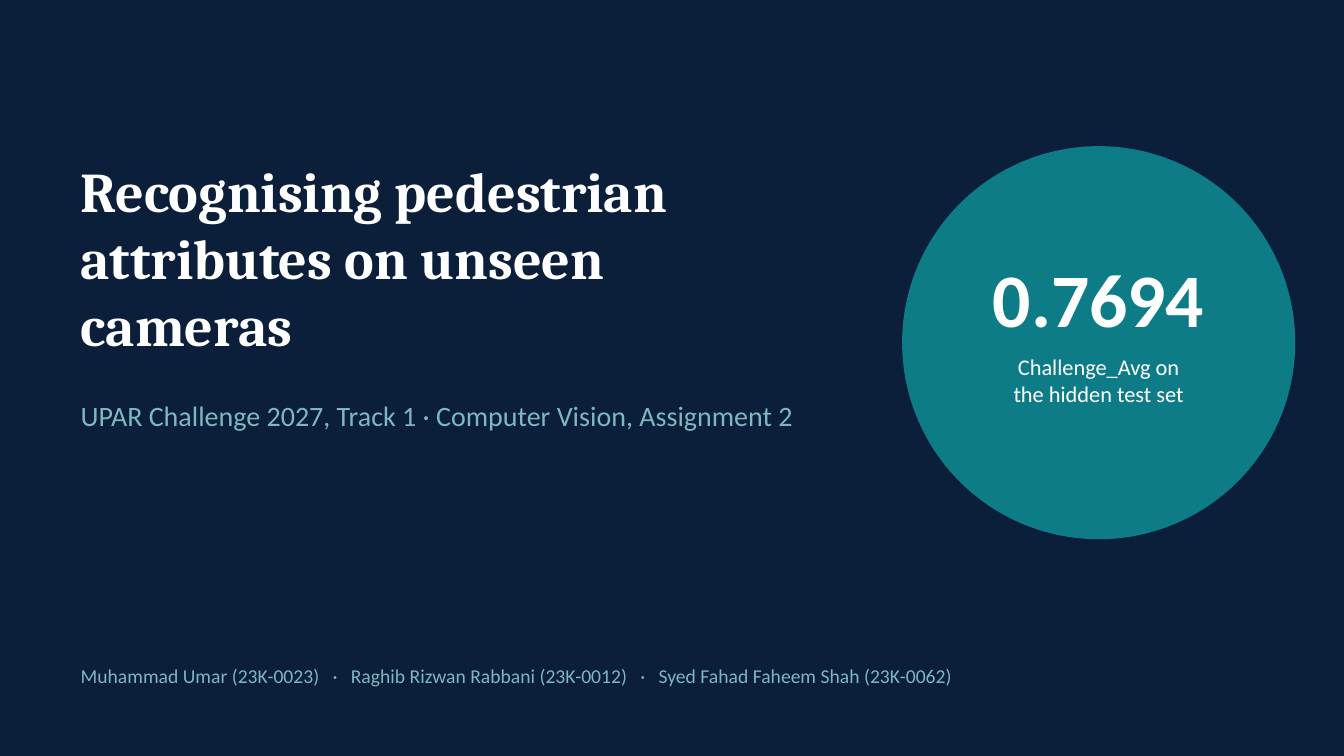
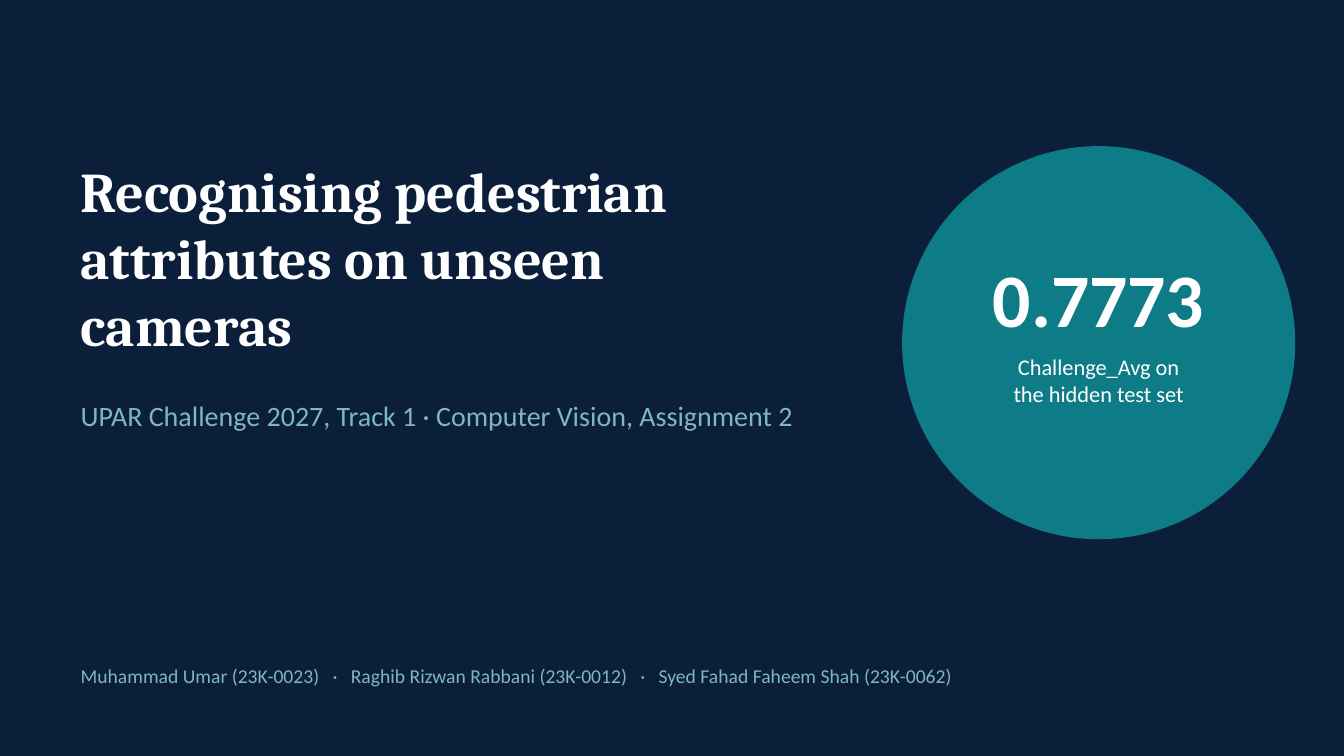
Before and after one commit to Muhammad-Umar26/UPAR-Challenge-2027-Track1, a slide deck: slide 1 of demo/UPAR_Challenge_Presentation.pptx. Drawn at 1344x756 pixels with LibreOffice and Linux fonts; fonts in the diff are those of the drawing. Boxes give left, top, right and bottom in pixels: in the first picture for what was removed or moved away, otherwise in the second. Text is boxed around its words. In the diff, an @@ line names an element or a change of style, - is before the commit and + after.

```diff
--- a/demo/UPAR_Challenge_Presentation.pptx
+++ b/demo/UPAR_Challenge_Presentation.pptx
@@ text at (993, 277, 1204, 328): text changed @@
-0.7694
+0.7773
```
Also in this commit, not shown: 3 other slides changed, 14 other files.
